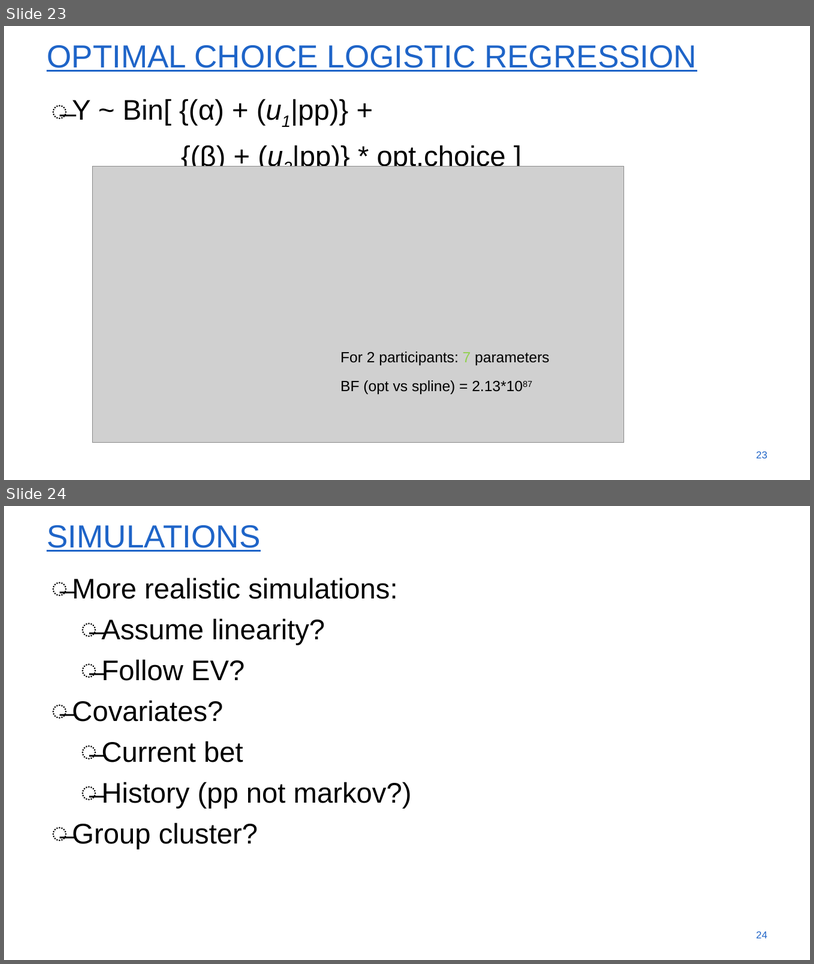
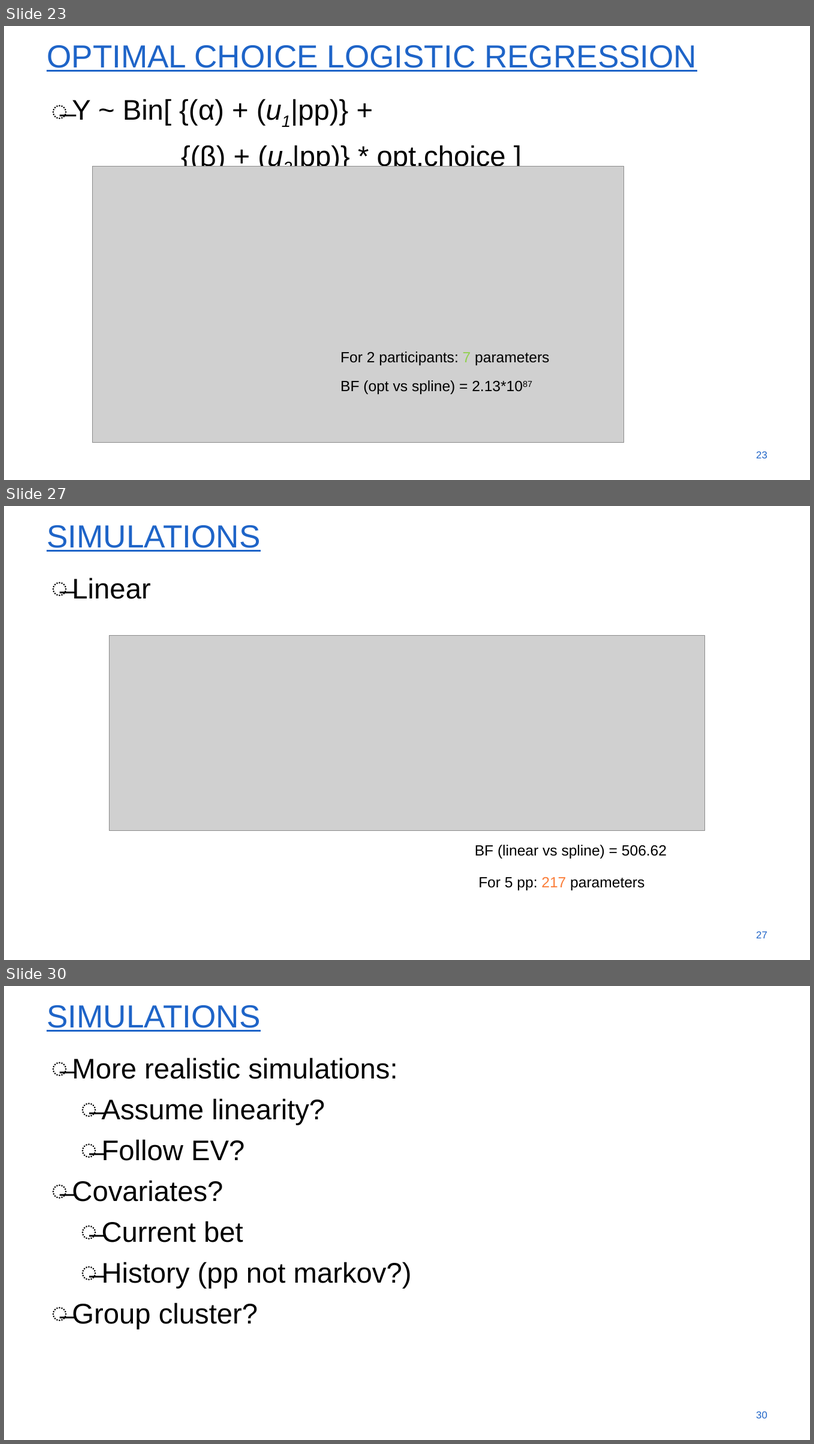
Before and after one commit to SvenWientjes/ModularGraphs-RL, a slide deck: Docs/Hierarchical reward task.pptx. Shown one above the other, each under a label of ours: slides 23 and 24 before the commit, slides 23, 27 and 30 after it; the slides between them are not shown. The pictures are 814x964 and 814x1444 pixels, drawn with LibreOffice and Linux fonts; fonts in the diff are those of the drawing; grey boxes stand for pictures; background and template pictures are left out. Boxes give left, top, right and bottom in pixels: in the first picture for what was removed or moved away, otherwise in the second. Text is boxed around its words. In the diff, an @@ line names an element or a change of style, - is before the commit and + after.

```diff
--- a/Docs/Hierarchical reward task.pptx
+++ b/Docs/Hierarchical reward task.pptx
@@ slide 27 added at (x1=4, y1=506, x2=810, y2=960), background #FFFFFF @@
@@ title added at (x1=47, y1=525, x2=260, y2=552), 54 pt, text #1E64C8, underline @@
+SIMULATIONS
@@ text added at (x1=72, y1=577, x2=150, y2=599), 48 pt, text #000000 @@
+̶ Linear
@@ picture added at (x1=110, y1=635, x2=705, y2=831) @@
@@ text added at (x1=475, y1=844, x2=667, y2=858), 25 pt, text #000000 @@
+BF (linear vs spline) = 506.62
@@ text added at (x1=479, y1=877, x2=645, y2=890), 25 pt, text #000000 @@
+For 5 pp: 217 parameters
@@ page number added at (x1=756, y1=931, x2=768, y2=938), 17.1 pt, text #1E64C8 @@
+27
@@ what was slide 24 is now slide 30 @@
@@ page number at (x1=756, y1=1411, x2=768, y2=1418): text changed @@
-24
+30
```
Also in this commit, not shown: 5 other slides added.
